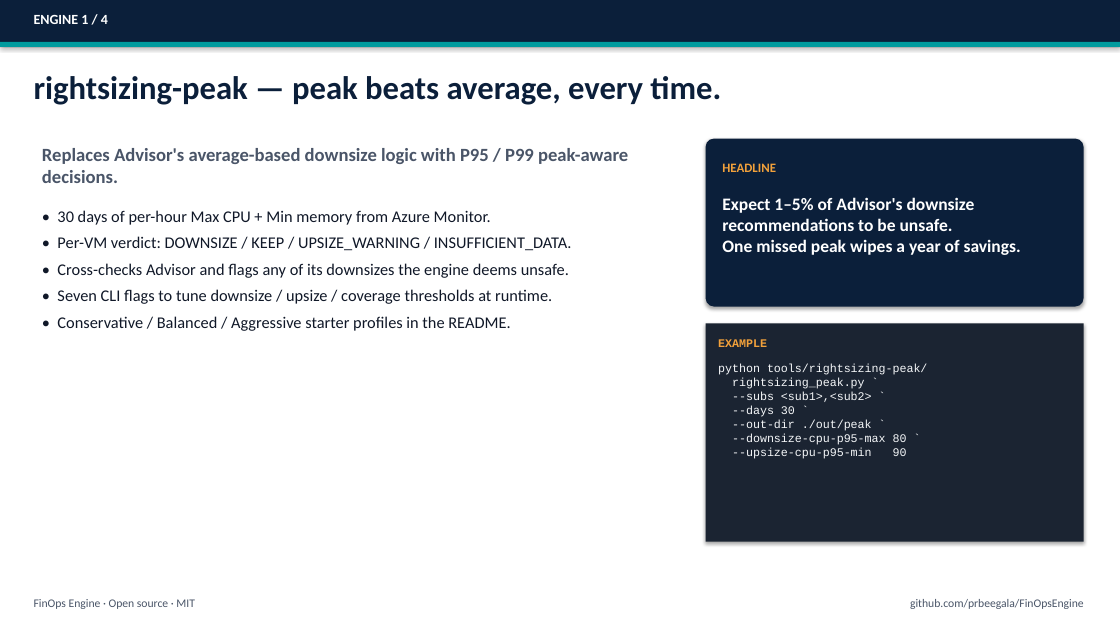
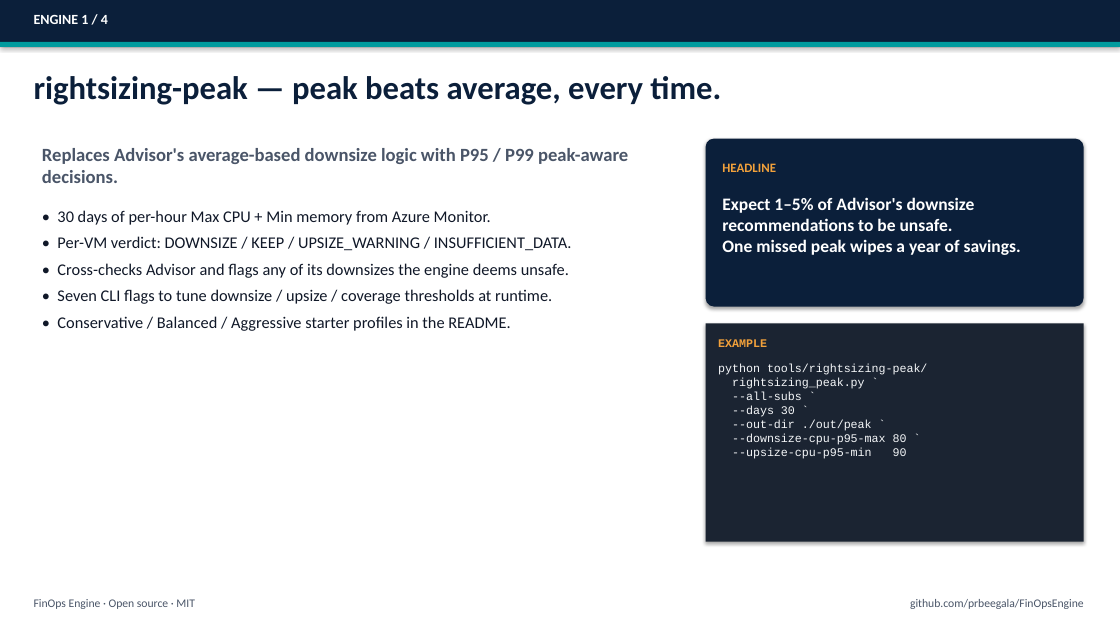
Before and after one commit to prbeegala/FinOpsEngine, a slide deck: slide 4 of docs/finops-engine-overview.pptx. Drawn at 1120x630 pixels with LibreOffice and Linux fonts; fonts in the diff are those of the drawing. Boxes give left, top, right and bottom in pixels: in the first picture for what was removed or moved away, otherwise in the second. Text is boxed around its words. In the diff, an @@ line names an element or a change of style, - is before the commit and + after.

```diff
--- a/docs/finops-engine-overview.pptx
+++ b/docs/finops-engine-overview.pptx
@@ text at bbox=[718, 364, 927, 459]: text changed @@
-python tools/rightsizing-peak/
-rightsizing_peak.py `
---subs <sub1>,<sub2> `
---days 30 `
---out-dir ./out/peak `
---downsize-cpu-p95-max 80 `
---upsize-cpu-p95-min 90
+python tools/rightsizing-peak/
+rightsizing_peak.py `
+--all-subs `
+--days 30 `
+--out-dir ./out/peak `
+--downsize-cpu-p95-max 80 `
+--upsize-cpu-p95-min 90
```
Also in this commit, not shown: 5 other slides changed, 1 other file.
